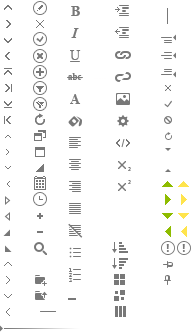
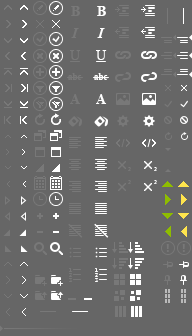
Before/after of a 192 × 336 layered artwork. What changed in the layer stack:
added layer "toolbar drag hover" in group "editor" over [181, 289, 186, 303]
added layer "toolbar drag" in group "editor" over [165, 289, 170, 303]
showed "gray" over [0, 0, 192, 336]
